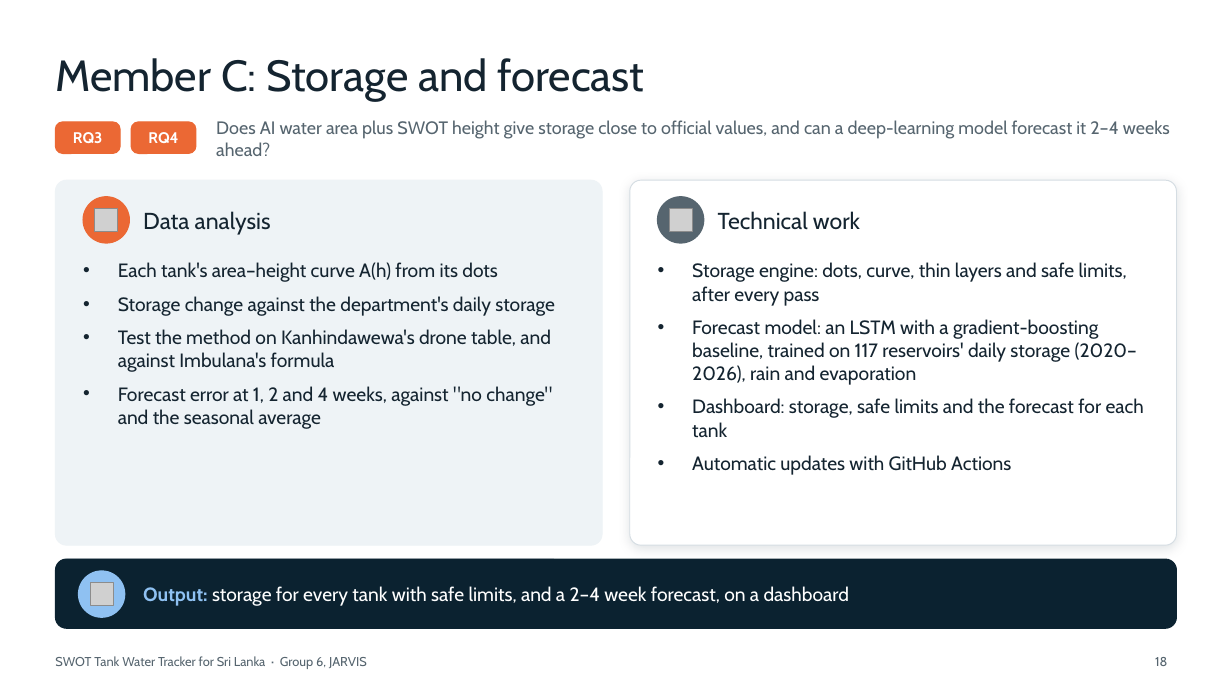
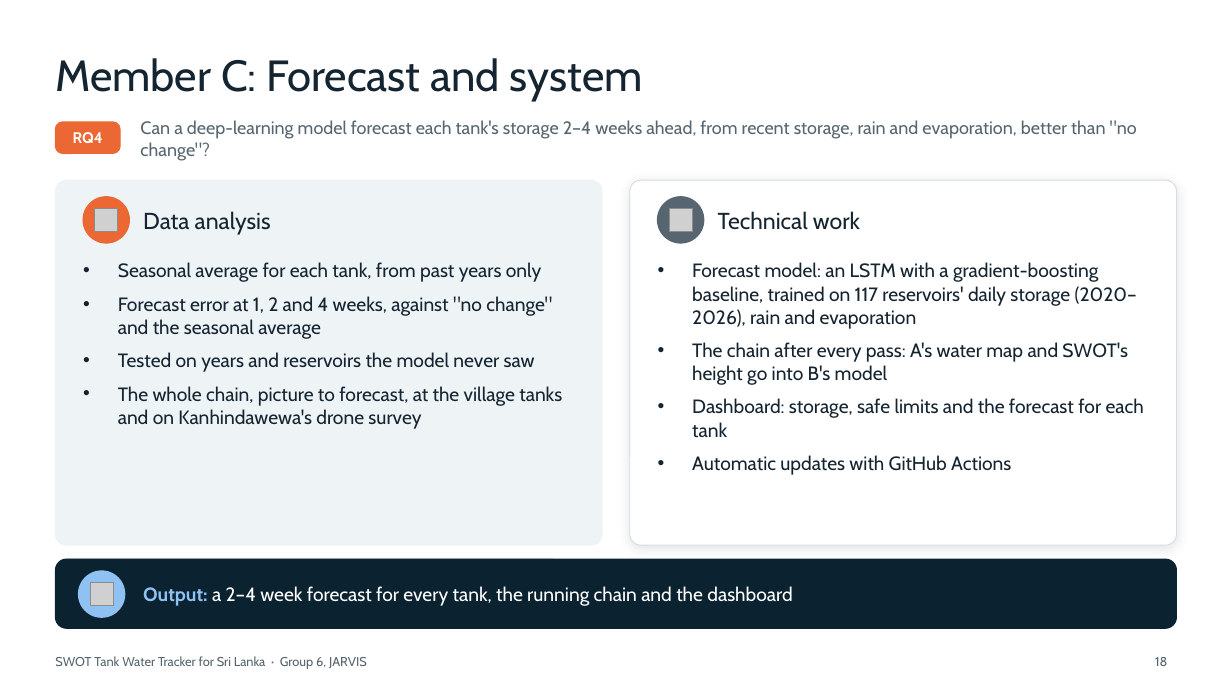
Before and after one commit to jarvis-uom/swot-tank-tracker-site, a slide deck: slide 18 of site/assets/docs/swot-tank-tracker-proposal-talk.pptx. Drawn at 1232x693 pixels with LibreOffice and Linux fonts; fonts in the diff are those of the drawing; grey boxes stand for pictures. Boxes give left, top, right and bottom in pixels: in the first picture for what was removed or moved away, otherwise in the second. Text is boxed around its words. In the diff, an @@ line names an element or a change of style, - is before the commit and + after.

```diff
--- a/site/assets/docs/swot-tank-tracker-proposal-talk.pptx
+++ b/site/assets/docs/swot-tank-tracker-proposal-talk.pptx
@@ title at (x1=55, y1=58, x2=643, y2=102): text changed @@
-Member C: Storage and forecast
+Member C: Forecast and system
@@ text "RQ4" moved from (x1=148, y1=132, x2=178, y2=143) to (x1=73, y1=132, x2=103, y2=143) @@
@@ text removed at (x1=73, y1=132, x2=103, y2=143) @@
-RQ3
@@ rounded rectangle removed at (x1=131, y1=122, x2=196, y2=153) @@
@@ text at (x1=140, y1=120, x2=1137, y2=161): text changed @@
-Does AI water area plus SWOT height give storage close to official values, and can a deep-learning model forecast it 2–4 weeks ahead?
+Can a deep-learning model forecast each tank's storage 2–4 weeks ahead, from recent storage, rain and evaporation, better than "no change"?
@@ text at (x1=118, y1=262, x2=541, y2=282): text changed @@
-• Each tank's area–height curve A(h) from its dots
-• Storage change against the department's daily storage
-• Test the method on Kanhindawewa's drone table, and against Imbulana's formula
+• Seasonal average for each tank, from past years only
@@ text at (x1=692, y1=262, x2=1127, y2=305): paragraph removed @@
-• Storage engine: dots, curve, thin layers and safe limits, after every pass
@@ text at (x1=118, y1=352, x2=562, y2=429): paragraphs added @@
+• Tested on years and reservoirs the model never saw
+• The whole chain, picture to forecast, at the village tanks and on Kanhindawewa's drone survey
@@ text at (x1=692, y1=342, x2=1128, y2=385): paragraph added @@
+• The chain after every pass: A's water map and SWOT's height go into B's model
@@ text at (x1=143, y1=586, x2=792, y2=606): text changed @@
-Output: storage for every tank with safe limits, and a 2–4 week forecast, on a dashboard
+Output: a 2–4 week forecast for every tank, the running chain and the dashboard
```
Also in this commit, not shown: 4 other slides changed, 44 other files.
